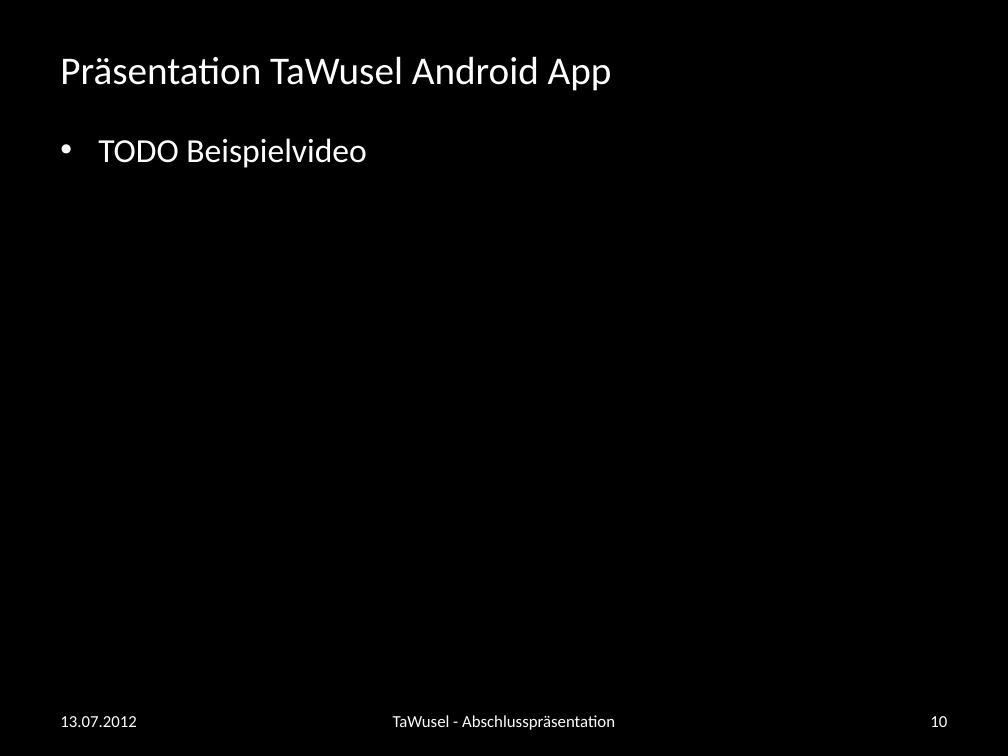
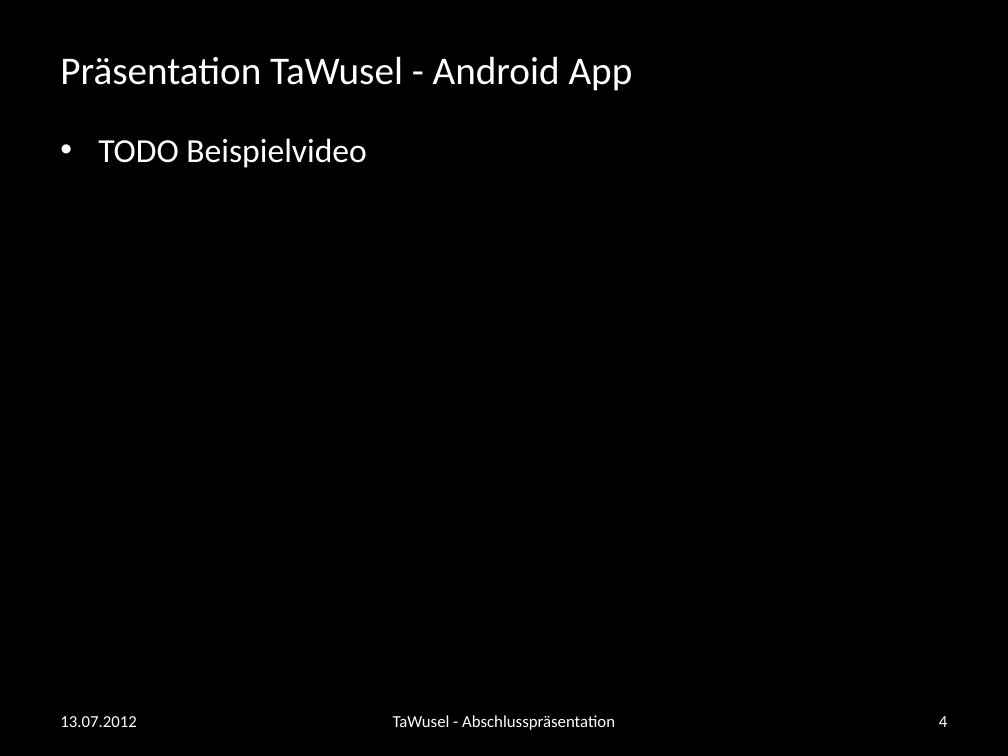
Before and after one commit to andreasnuesslein/swp_kp2_2012_gruppe1, a slide deck: slide 4 of Abschluss-Praesentation/vorlage.pptx (slide 10 before the commit). Drawn at 1008x756 pixels with LibreOffice and Linux fonts; fonts in the diff are those of the drawing; background and template pictures are left out. Boxes give left, top, right and bottom in pixels: in the first picture for what was removed or moved away, otherwise in the second. Text is boxed around its words. In the diff, an @@ line names an element or a change of style, - is before the commit and + after.

```diff
--- a/Abschluss-Praesentation/vorlage.pptx
+++ b/Abschluss-Praesentation/vorlage.pptx
@@ title at bbox=[60, 56, 633, 91]: text changed @@
-Präsentation TaWusel Android App
+Präsentation TaWusel - Android App
@@ page number at bbox=[939, 716, 947, 727]: text changed @@
-10
+4
```
Also in this commit, not shown: 6 other slides changed, 3 slides added, 6 slides removed, 1 other file.
